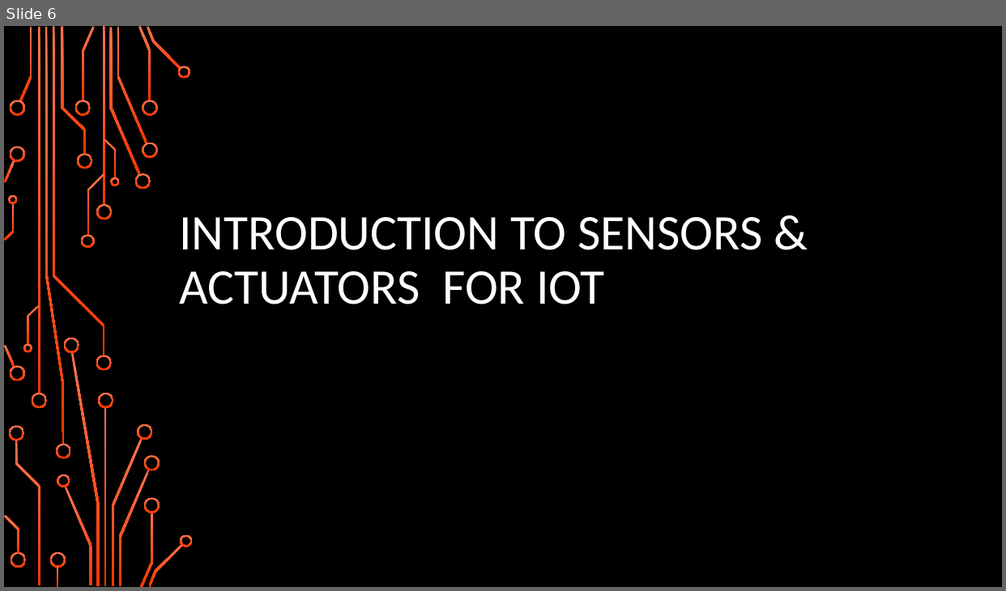
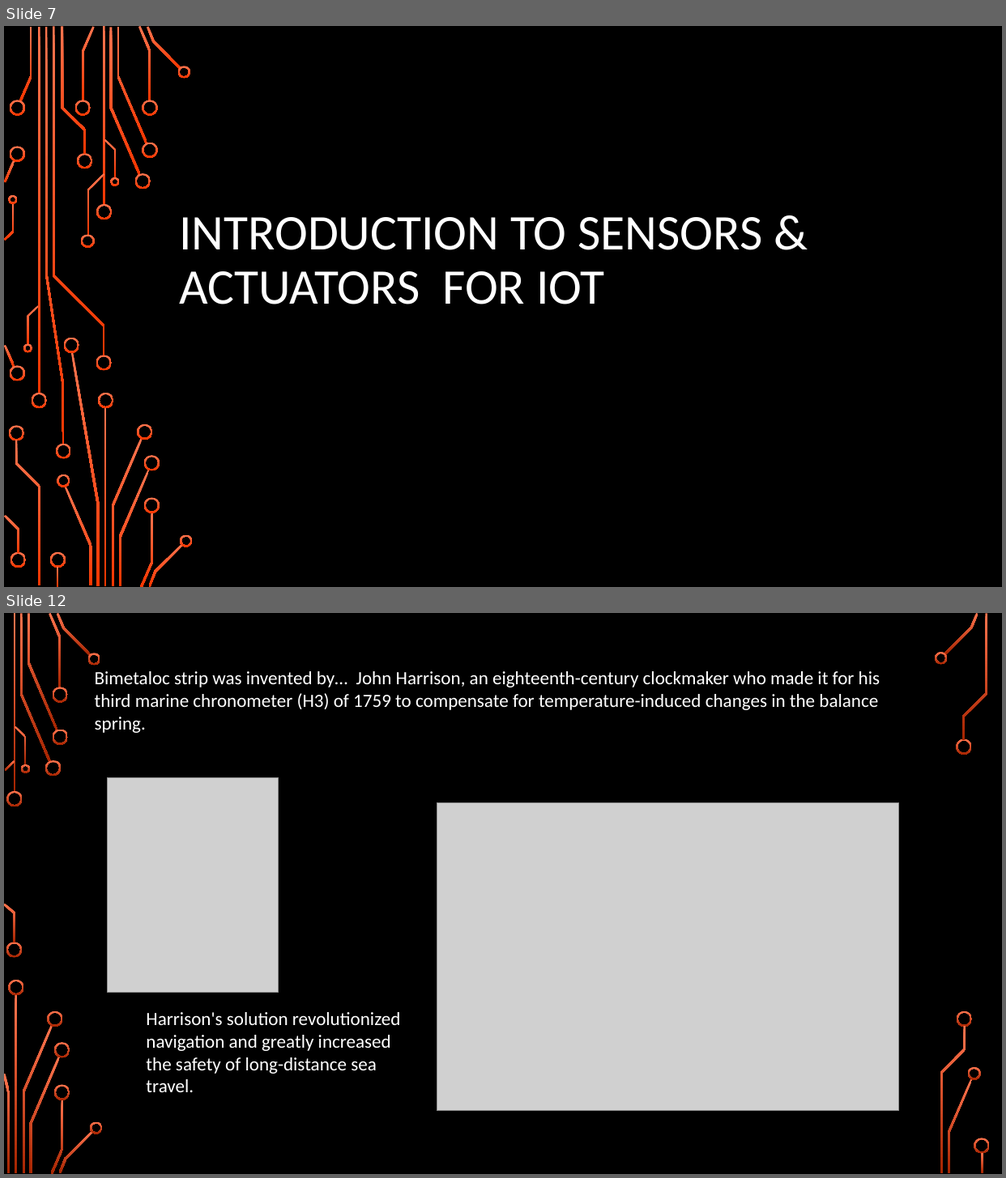
Before and after one commit to girishsukukumar/IoTWorkshop, a slide deck: Module-2.pptx. Shown one above the other, each under a label of ours: slide 6 before the commit, slides 7 and 12 after it; the slides between them are not shown. The pictures are 1006x591 and 1006x1178 pixels, drawn with LibreOffice and Linux fonts; fonts in the diff are those of the drawing; grey boxes stand for pictures; background and template pictures are left out. Boxes give left, top, right and bottom in pixels: in the first picture for what was removed or moved away, otherwise in the second. Text is boxed around its words. In the diff, an @@ line names an element or a change of style, - is before the commit and + after.

```diff
--- a/Module-2.pptx
+++ b/Module-2.pptx
@@ slide 12 added at <box>4,613,1002,1174</box>, background picture (left out) @@
@@ text added at <box>95,671,880,733</box>, 18 pt, text #FFFFFF @@
+Bimetaloc strip was invented by… John Harrison, an eighteenth-century clockmaker who made it for his third marine chronometer (H3) of 1759 to compensate for temperature-induced changes in the balance spring.
@@ picture added at <box>108,777,279,992</box> @@
@@ picture added at <box>437,803,898,1112</box> @@
@@ text added at <box>146,1012,401,1093</box>, 18 pt, text #FFFFFF @@
+Harrison's solution revolutionized navigation and greatly increased the safety of long-distance sea travel.
@@ group added at <box>4,613,990,1174</box>: 33 freeform shapes, 3 rectangles @@
@@ what was slide 6 is now slide 7 @@
```
Also in this commit, not shown: 6 slides changed, 16 other slides added.
